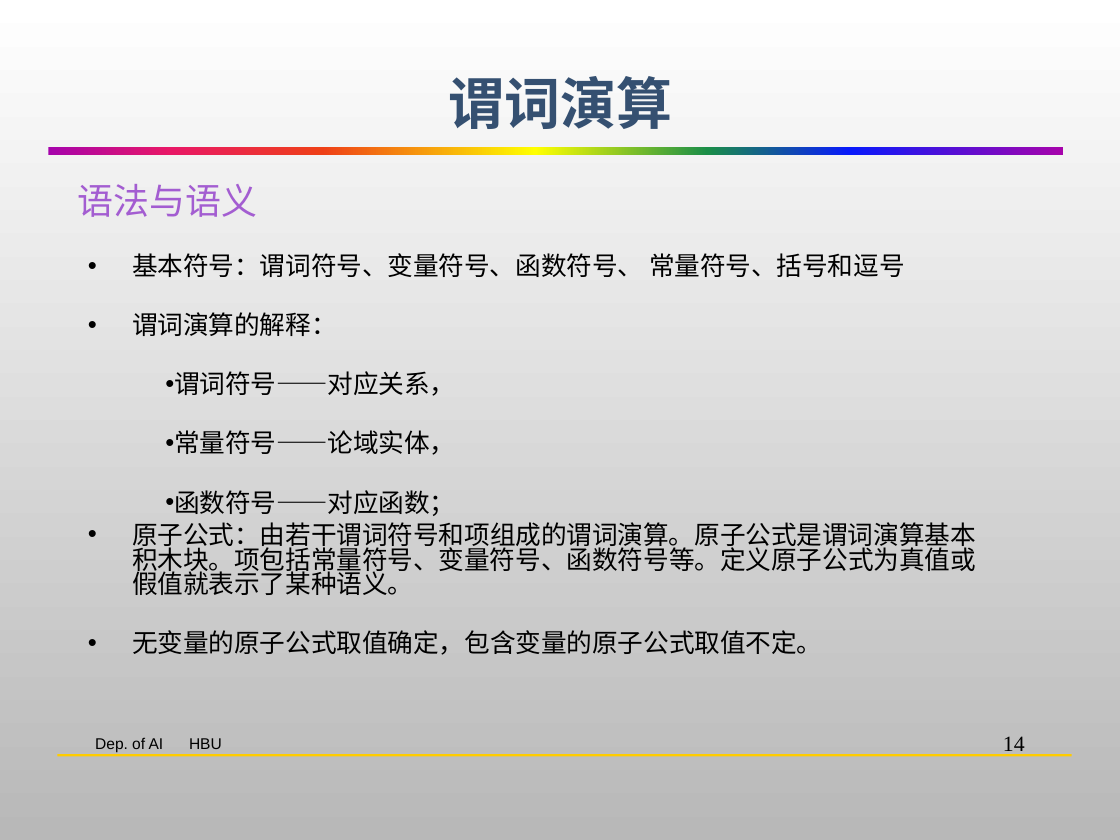
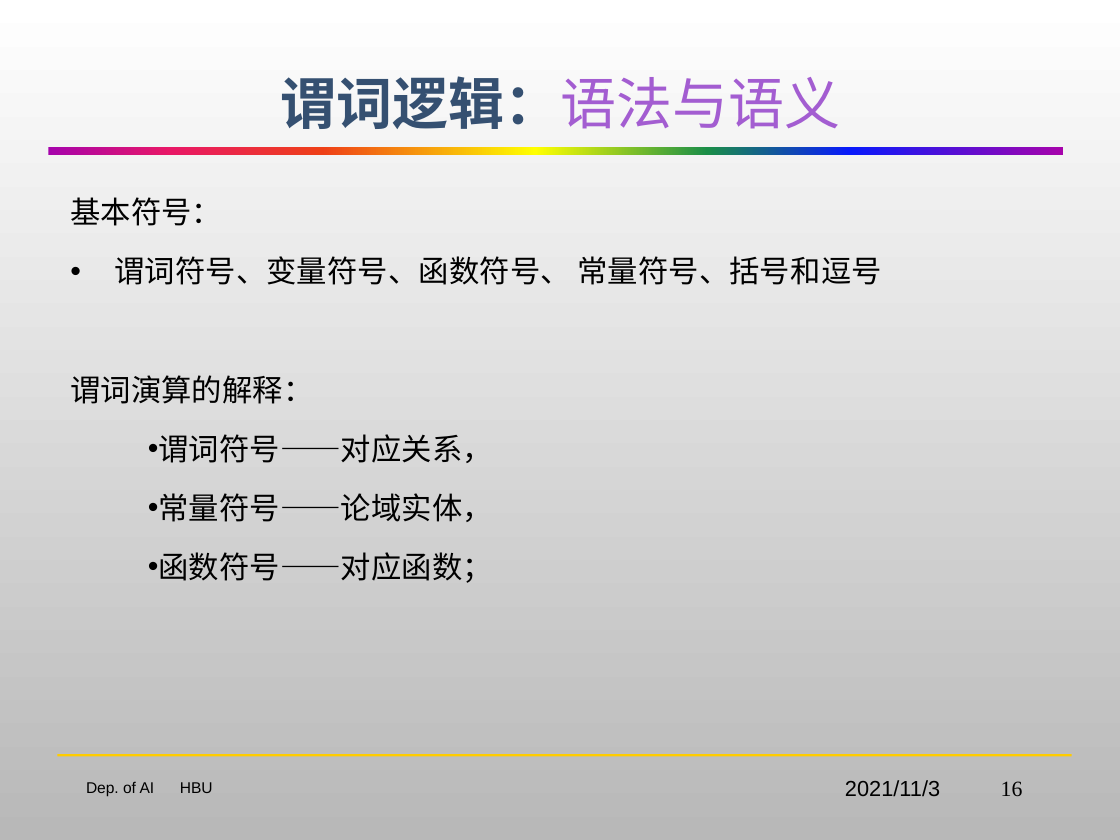
Before and after one commit to HBU/Artificial_Intelligence, a slide deck: slide 16 of AI-PPT-史忠植/AI02知识表示.pptx (slide 14 before the commit). Drawn at 1120x840 pixels with LibreOffice and Linux fonts; fonts in the diff are those of the drawing; background and template pictures are left out. Boxes give left, top, right and bottom in pixels: in the first picture for what was removed or moved away, otherwise in the second. Text is boxed around its words. In the diff, an @@ line names an element or a change of style, - is before the commit and + after.

```diff
--- a/AI-PPT-史忠植/AI02知识表示.pptx
+++ b/AI-PPT-史忠植/AI02知识表示.pptx
@@ title at (x1=280, y1=76, x2=840, y2=129): text changed @@
-谓词演算
+谓词逻辑：语法与语义
@@ text "基本符号：" moved from (x1=77, y1=184, x2=976, y2=655) to (x1=70, y1=197, x2=882, y2=583) @@
@@ text at (x1=70, y1=197, x2=882, y2=285): text changed; size 16.5 to 19.5 pt @@
-语法与语义
-  • 基本符号：谓词符号、变量符号、函数符号、 常量符号、括号和逗号
+  基本符号：
+  • 谓词符号、变量符号、函数符号、 常量符号、括号和逗号
@@ text at (x1=70, y1=375, x2=493, y2=583): size 16.5 to 19.5 pt in "谓词演算的解释：", "谓词符号——对应关系，", "常量符号——论域实体，", "函数符号——对应函数；"; bullet • to none @@
@@ text at (x1=132, y1=522, x2=976, y2=655): paragraphs removed @@
-  • 原子公式：由若干谓词符号和项组成的谓词演算。原子公式是谓词演算基本积木块。项包括常量符号、变量符号、函数符号等。定义原子公式为真值或假值就表示了某种语义。
-  • 无变量的原子公式取值确定，包含变量的原子公式取值不定。
@@ text "Dep. of AI HBU" moved from (x1=95, y1=737, x2=222, y2=752) to (x1=86, y1=782, x2=213, y2=797) @@
@@ text added at (x1=845, y1=780, x2=940, y2=797), 14 pt, text #000000 @@
+2021/11/3
@@ page number at (x1=1001, y1=781, x2=1023, y2=796): text changed @@
-14
+16
```
Also in this commit, not shown: 49 other slides changed, 9 slides added, 25 slides removed.
